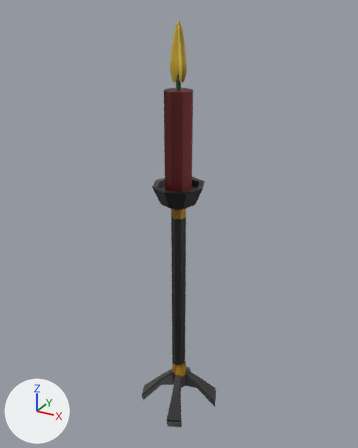
The OBJ model Redist/Models/3dmodels/candle_338x10.obj: old version first, new version second.
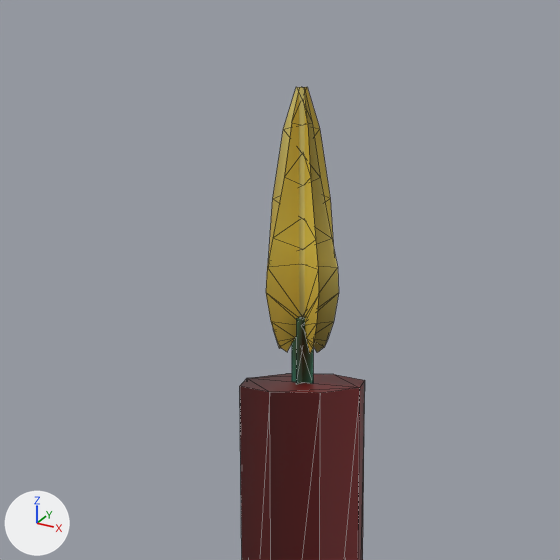
There are two pictures of each version: one whole from a camera (50 mm lens) standing at (1.18, -2.16, 2.29) and looking at (-0.02, 0.03, 1.19), one close up on the part from 30% to 67% of the width and 0% to 29% of the height. Arrows for +X, +Y and +Z are at lower left; the lights stay in place. The close-ups show mesh edges as thin lines. Where no turn or scale is listed for an object, it has been applied to the vertices. Vertices at the same position are counted once.

The first close-up shows 'Candle_338x10'.
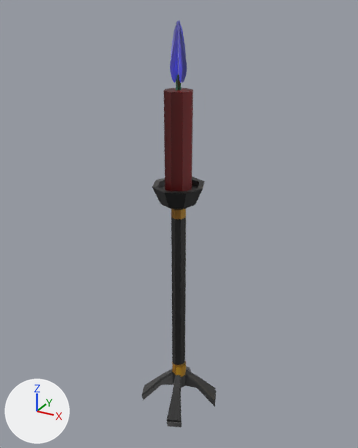
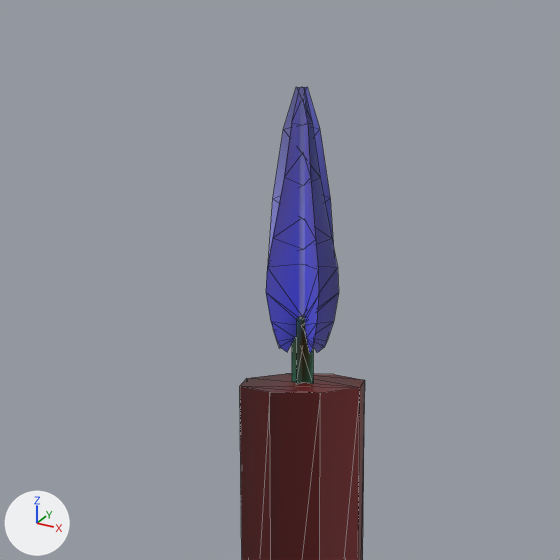
Pixel boxes (x1, y1, x2, y2) of what changed, in the close-ups (560 x 560 px; the box of a moved part takes in the faces that stretch with it):
part 1 of me_candle_338x10, moved or reshaped
    both: (240, 374, 364, 393)
part 2 of me_candle_338x10, surface changed (yellow to blue)
    both: (266, 87, 339, 353)

Diff of the bpy script that builds the scene:
```diff
--- a/Redist/Models/3dmodels/candle_338x10.obj.py
+++ b/Redist/Models/3dmodels/candle_338x10.obj.py
@@ me_candle_338x10 @@
 me_candle_338x10.from_pydata(...)  # 263 vertices, 421 faces; spans x -0.23..0.23, y -0.24..0.24, z -0.01..2.23
 # used by ob_candle_338x10; location = (0.0, 0.0, 0.0)
+# me_candle_338x10 part 1
+# 6 faces are deleted
+# 6 new faces join them
+# me_candle_338x10 part 2: 57 kept faces spanning x -0.05..0.04, y -0.04..0.04, z 1.95..2.23 get new texture (UV) coordinates
 me_candle_338x10.materials.append(mat_336light)
```
